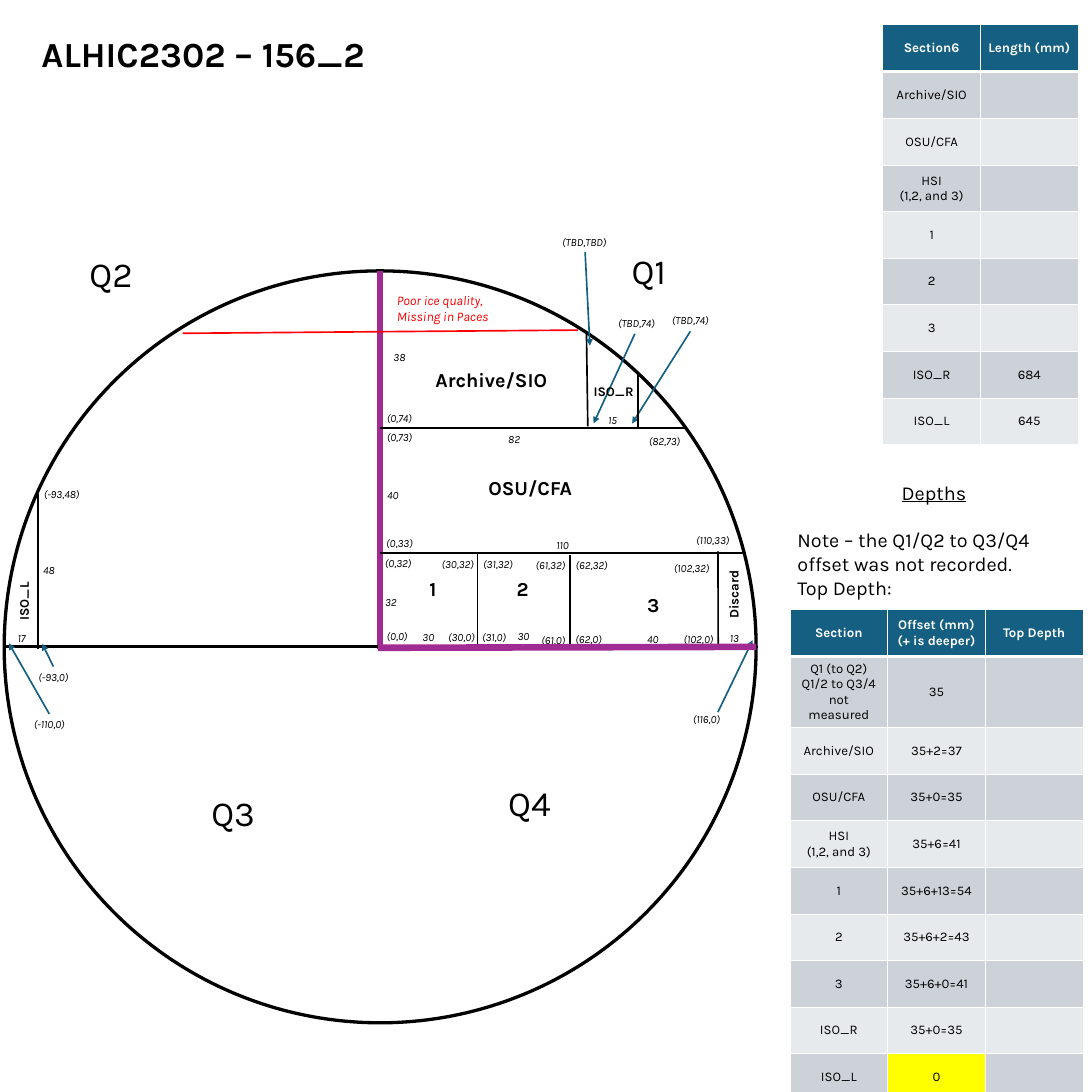
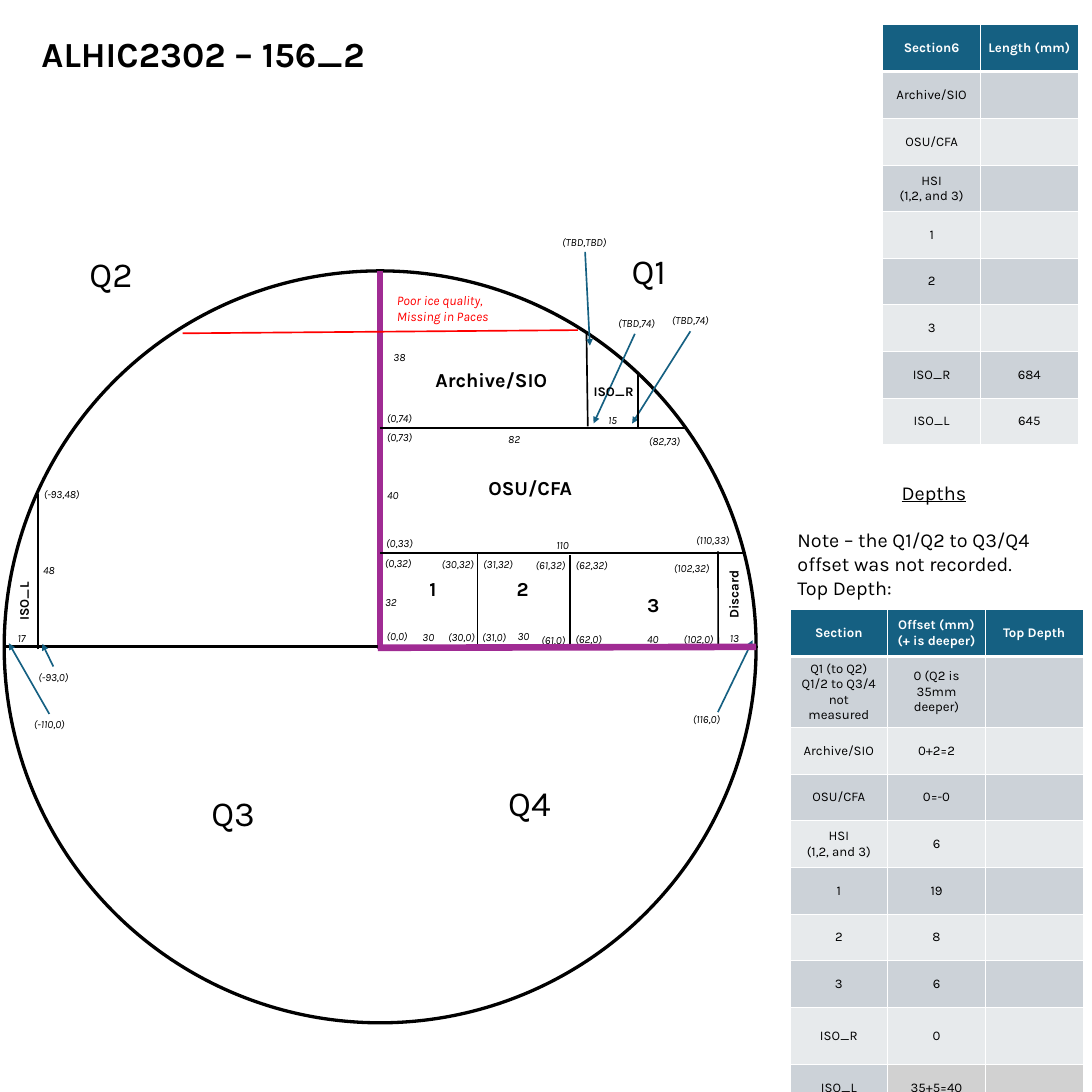
Before and after one commit to liamkirkpatrick/ECM-datascripts, a slide deck: slide 4 of data/sampling/master_coords_map.pptx. Drawn at 1092x1092 pixels with LibreOffice and Linux fonts; fonts in the diff are those of the drawing. Boxes give left, top, right and bottom in pixels: in the first picture for what was removed or moved away, otherwise in the second. Text is boxed around its words. In the diff, an @@ line names an element or a change of style, - is before the commit and + after.

```diff
--- a/data/sampling/master_coords_map.pptx
+++ b/data/sampling/master_coords_map.pptx
@@ table at (790, 609, 1082, 1092) @@
-row 2, column 2: 35
+row 2, column 2: 0 (Q2 is 35mm deeper)
-row 3, column 2: 35+2=37
+row 3, column 2: 0+2=2
-row 4, column 2: 35+0=35
+row 4, column 2: 0=-0
-row 5, column 2: 35+6=41
+row 5, column 2: 6
-row 6, column 2: 35+6+13=54
+row 6, column 2: 19
-row 7, column 2: 35+6+2=43
+row 7, column 2: 8
-row 8, column 2: 35+6+0=41
+row 8, column 2: 6
-row 9, column 2: 35+0=35
+row 9, column 2: 0
-row 10, column 2: 0
+row 10, column 2: 35+5=40
@@ fill #FFFF00 to #D1D1D1 in row 10, column 2 @@
@@ fill #CCD2D8 to #D1D1D1 in row 10, column 3 @@
```
Also in this commit, not shown: 16 other files.
